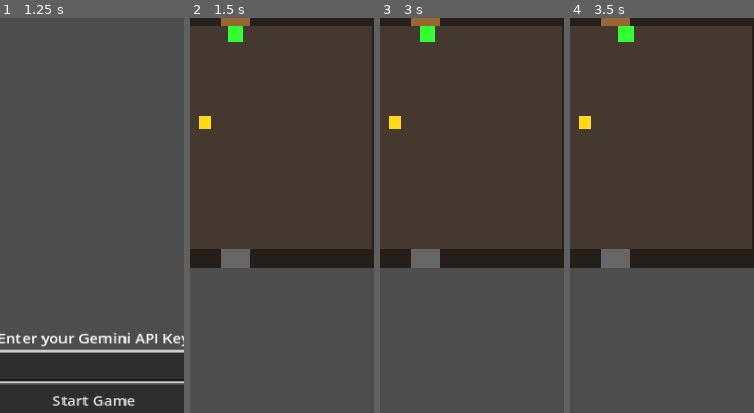
Above: before the commit, frames 1-4 (left to right).
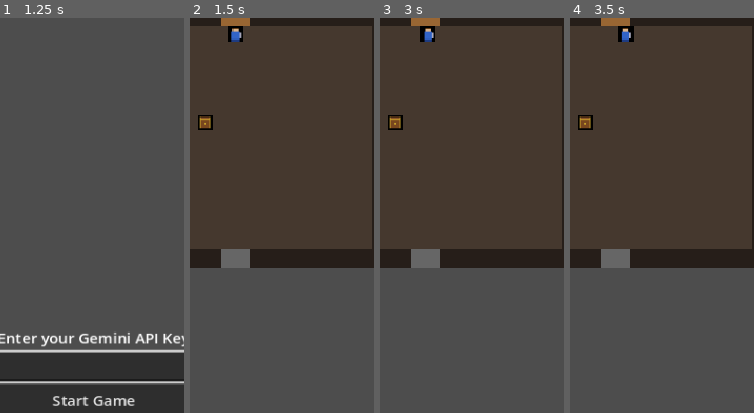
Above: after the commit, the same moments.

Repository: Frostist/AE-Dungeon
Game: Godot game, scene res://scenes/main.tscn
The game is run twice, just before and just after one commit, with the same random seed, the same clock (stepped at 60 frames per second) and the same inputs.
Inputs (mouse positions are % of the whole screen's width and height, from its top left):
- Up to frame 1 (1.25 s): click (50, 49) at 0.52 s; type "12" at 0.6 s
- Up to frame 2 (1.5 s): click "Start Game" at 1.25 s
- Up to frame 3 (3 s): tap Enter (ui_accept) at 2, 2.27, 2.75 s; move the mouse to (72, 45) at 2.02 s; click (72, 45) at 2.17 s; drag from (30, 55) to (37, 35) at 2.77 s
- Up to frame 4 (3.5 s): no input
The pictures show only the part of the screen within x 24-74%, y 5-55%; the shares and areas given below are measured in that part.

Frame 1 is identical in both runs. In frame 2, 0.6% of the frame differs, in the area x 4-29%, y 2-29%; in frame 3, 0.6%; in frame 4, 0.7%, in the area x 4-35%, y 2-29%.

Commit message:
Used images instead of blocks

Diff:
--- a/scenes/chest/chest.tscn
+++ b/scenes/chest/chest.tscn
@@ -1,6 +1,7 @@
-[gd_scene load_steps=3 format=3]
+[gd_scene load_steps=4 format=3]
 
 [ext_resource type="Script" path="res://scenes/chest/chest.gd" id="1"]
+[ext_resource type="Texture2D" path="res://assets/sprites/chest.png" id="2"]
 
 [sub_resource type="RectangleShape2D" id="1"]
 size = Vector2(14, 14)
@@ -11,9 +12,5 @@
 [node name="CollisionShape2D" type="CollisionShape2D" parent="."]
 shape = SubResource("1")
 
-[node name="Sprite" type="ColorRect" parent="."]
-offset_left = -7.0
-offset_top = -7.0
-offset_right = 7.0
-offset_bottom = 7.0
-color = Color(1.0, 0.85, 0.1, 1)
+[node name="Sprite" type="Sprite2D" parent="."]
+texture = ExtResource("2")
--- a/scenes/enemy/boss.tscn
+++ b/scenes/enemy/boss.tscn
@@ -1,6 +1,7 @@
-[gd_scene load_steps=3 format=3]
+[gd_scene load_steps=4 format=3]
 
 [ext_resource type="Script" path="res://scenes/enemy/boss.gd" id="1"]
+[ext_resource type="Texture2D" path="res://assets/sprites/boss.png" id="2"]
 
 [sub_resource type="RectangleShape2D" id="1"]
 size = Vector2(20, 20)
@@ -11,12 +12,8 @@
 [node name="CollisionShape2D" type="CollisionShape2D" parent="."]
 shape = SubResource("1")
 
-[node name="Sprite" type="ColorRect" parent="."]
-offset_left = -10.0
-offset_top = -10.0
-offset_right = 10.0
-offset_bottom = 10.0
-color = Color(0.5, 0.1, 0.8, 1)
+[node name="Sprite" type="Sprite2D" parent="."]
+texture = ExtResource("2")
 
 [node name="HPBarContainer" type="Node2D" parent="."]
 position = Vector2(-10, -18)
--- a/scenes/enemy/enemy.gd
+++ b/scenes/enemy/enemy.gd
@@ -32,6 +32,8 @@
 	attack_damage = stats["attack"]
 	gold_min = stats["gold_min"]
 	gold_max = stats["gold_max"]
+	var sprite_path: String = "res://assets/sprites/%s.png" % type
+	$Sprite.texture = load(sprite_path)
 	print("Enemy ", type, " spawned with HP: ", hp, "/", max_hp, " at position: ", global_position)
 	_update_hp_bar()
 
--- a/scenes/enemy/enemy.tscn
+++ b/scenes/enemy/enemy.tscn
@@ -11,12 +11,7 @@
 [node name="CollisionShape2D" type="CollisionShape2D" parent="."]
 shape = SubResource("1")
 
-[node name="Sprite" type="ColorRect" parent="."]
-offset_left = -7.0
-offset_top = -7.0
-offset_right = 7.0
-offset_bottom = 7.0
-color = Color(0.8, 0.2, 0.2, 1)
+[node name="Sprite" type="Sprite2D" parent="."]
 
 [node name="HPBarContainer" type="Node2D" parent="."]
 position = Vector2(-10, -14)
--- a/scenes/merchant/merchant.tscn
+++ b/scenes/merchant/merchant.tscn
@@ -1,6 +1,7 @@
-[gd_scene load_steps=3 format=3]
+[gd_scene load_steps=4 format=3]
 
 [ext_resource type="Script" path="res://scenes/merchant/merchant.gd" id="1"]
+[ext_resource type="Texture2D" path="res://assets/sprites/merchant.png" id="2"]
 
 [sub_resource type="RectangleShape2D" id="1"]
 size = Vector2(14, 14)
@@ -11,9 +12,5 @@
 [node name="CollisionShape2D" type="CollisionShape2D" parent="."]
 shape = SubResource("1")
 
-[node name="Sprite" type="ColorRect" parent="."]
-offset_left = -7.0
-offset_top = -7.0
-offset_right = 7.0
-offset_bottom = 7.0
-color = Color(1.0, 0.6, 0.1, 1)
+[node name="Sprite" type="Sprite2D" parent="."]
+texture = ExtResource("2")
--- a/scenes/player/player.tscn
+++ b/scenes/player/player.tscn
@@ -1,6 +1,7 @@
-[gd_scene load_steps=3 format=3]
+[gd_scene load_steps=4 format=3]
 
 [ext_resource type="Script" path="res://scenes/player/player.gd" id="1"]
+[ext_resource type="Texture2D" path="res://assets/sprites/player.png" id="2"]
 
 [sub_resource type="RectangleShape2D" id="1"]
 size = Vector2(16, 16)
@@ -11,9 +12,5 @@
 [node name="CollisionShape2D" type="CollisionShape2D" parent="."]
 shape = SubResource("1")
 
-[node name="ColorRect" type="ColorRect" parent="."]
-offset_left = -8.0
-offset_top = -8.0
-offset_right = 8.0
-offset_bottom = 8.0
-color = Color(0.2, 1, 0.2, 1)
+[node name="Sprite" type="Sprite2D" parent="."]
+texture = ExtResource("2")
